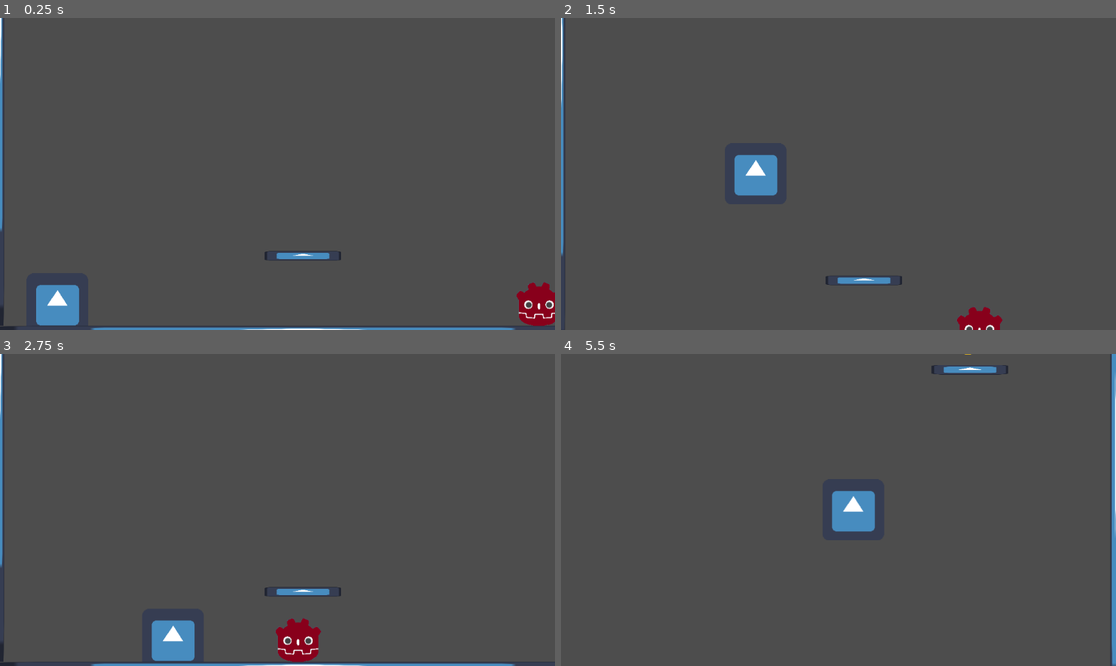
Above: before the commit, frames 1-4 (two rows, left to right).
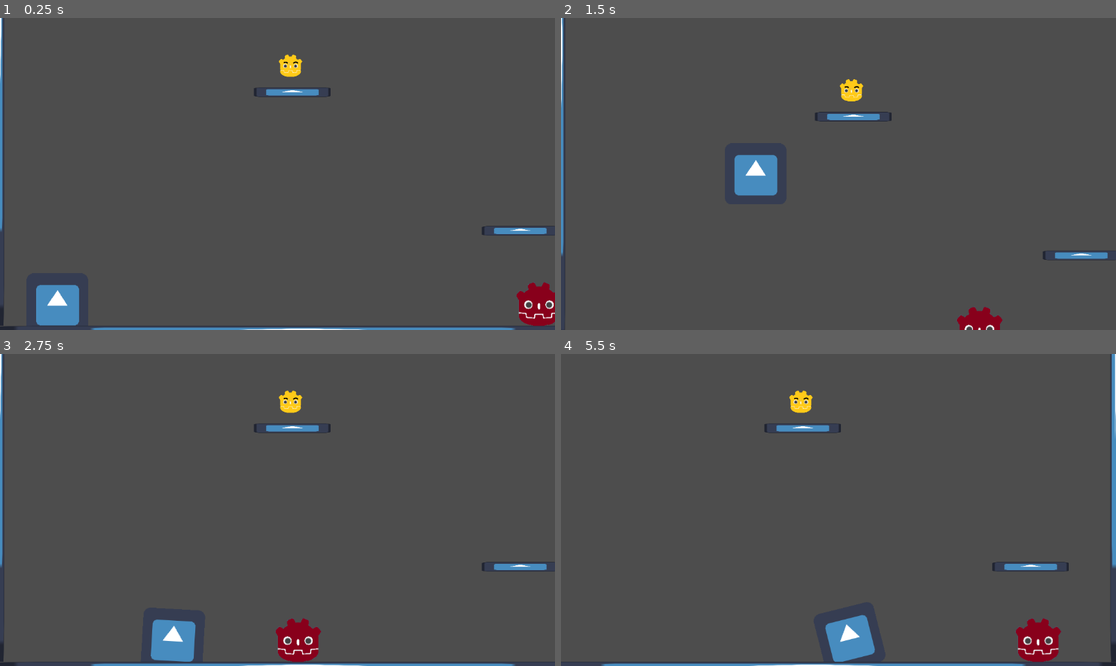
Above: after the commit, the same moments.

Repository: Gl13ch/testGame
Game: Godot game, scene res://LevelTwo.tscn
Two runs of this game, one before a commit and one after it. Both use one fixed random seed, a clock stepped at 60 frames per second and the inputs below. This scene is started directly instead of the project's main scene. The engine's default icon, where the game draws it, is replaced by a stand-in: a white triangle on a blue panel in a dark square.
Inputs:
- Up to frame 1 (0.25 s): no input
- Up to frame 2 (1.5 s): tap Enter (ui_accept) at 0.5, 0.77 s; hold Right (ui_right) from 0.53 s (still down)
- Up to frame 3 (2.75 s): tap Enter (ui_accept) at 1.52 s; release Right (ui_right) at 2.03 s; hold Left (ui_left) from 2.03 s (still down)
- Up to frame 4 (5.5 s): release Left (ui_left) at 2.78 s; hold Right (ui_right) 2.78-4.28 s; tap Enter (ui_accept) at 3.02, 3.77, 4.52 s; hold Left (ui_left) 4.28-5.03 s; hold Right (ui_right) from 5.03 s (still down)

The runs differ from the first frame. In frame 1, 1.1% of the frame differs, in the area x 45-100%, y 11-78%; in frame 2, 1.1%; in frame 3, 1.2%; in frame 4, 5.2%, in the area x 0-100%, y 0-100%.

Commit message:
LevelTwo fix
Now level 0 - 3 work

Diff:
--- a/LevelTwo.tscn
+++ b/LevelTwo.tscn
@@ -35,7 +35,7 @@
 [node name="StaticBody2D" parent="." instance=ExtResource("3_2o6ni")]
 
 [node name="StaticBody2D5" type="StaticBody2D" parent="."]
-position = Vector2(900, -185)
+position = Vector2(553, 142)
 metadata/_edit_group_ = true
 
 [node name="CollisionShape2D" type="CollisionShape2D" parent="StaticBody2D5"]
@@ -48,7 +48,7 @@
 texture = ExtResource("3_rkurh")
 
 [node name="StaticBody2D8" type="StaticBody2D" parent="."]
-position = Vector2(575, 482)
+position = Vector2(1026, 430)
 metadata/_edit_group_ = true
 
 [node name="CollisionShape2D" type="CollisionShape2D" parent="StaticBody2D8"]
@@ -61,7 +61,7 @@
 texture = ExtResource("3_rkurh")
 
 [node name="GodotYellowCoin" type="Area2D" parent="."]
-position = Vector2(894, -240)
+position = Vector2(547, 87)
 scale = Vector2(0.5, 0.5)
 script = ExtResource("4_obq22")
 metadata/_edit_group_ = true
